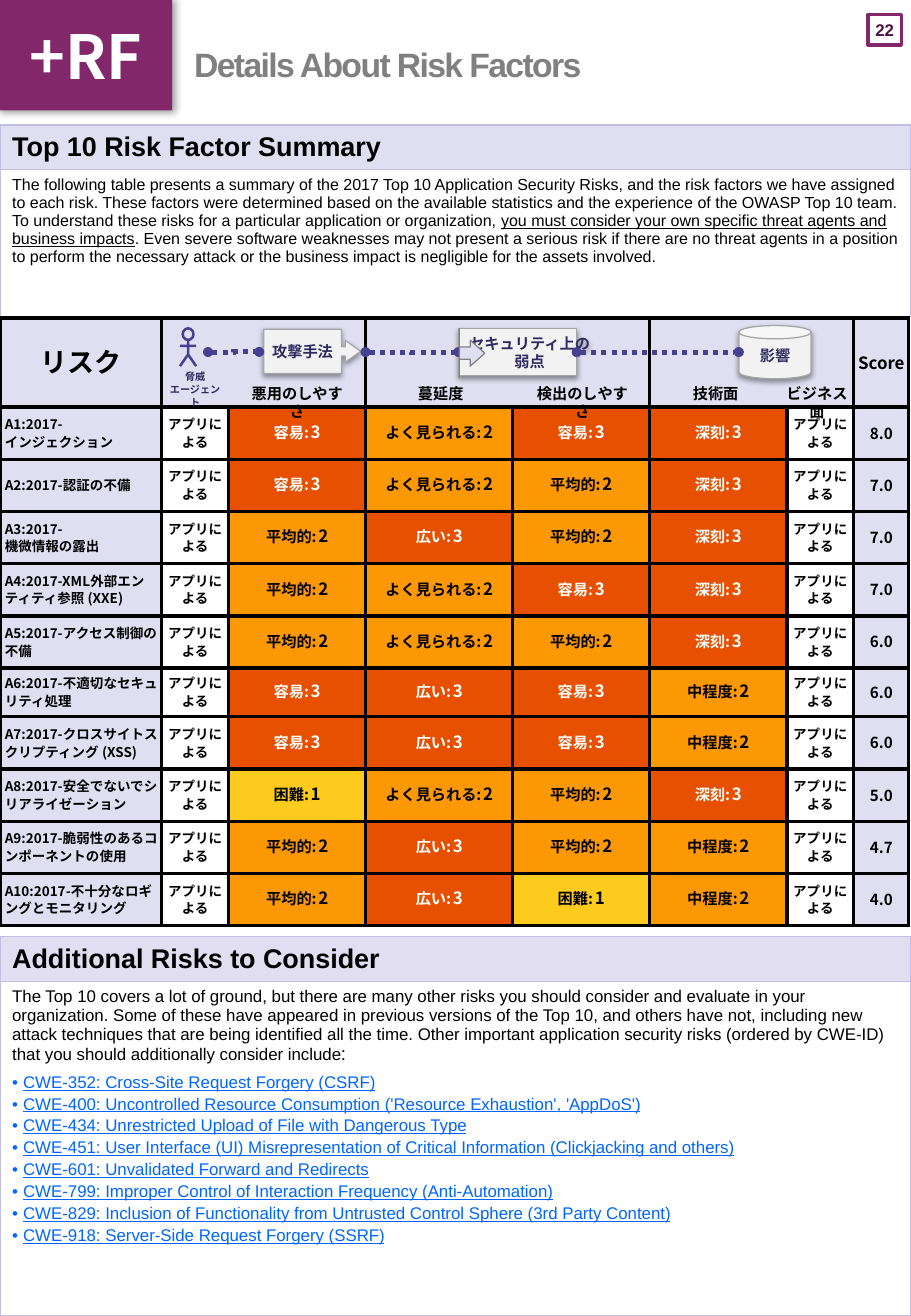
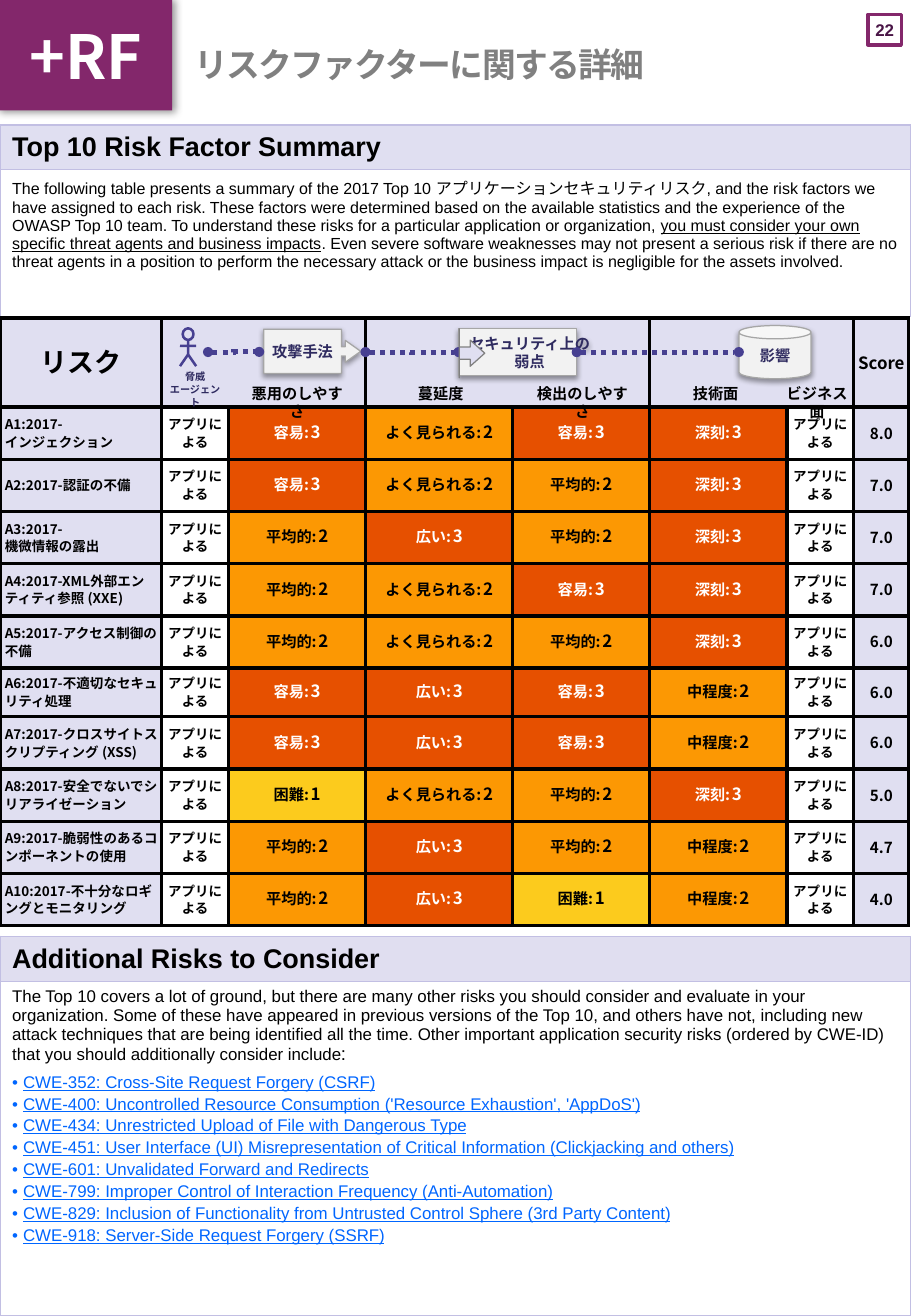
Before and after one commit to OWASP/Top10, a slide deck: slide 23 of 2017/ja/pptx_file/OWASP Top 10-2017_ja_DIN-A4.pptx. Drawn at 911x1316 pixels with LibreOffice and Linux fonts; fonts in the diff are those of the drawing. Boxes give left, top, right and bottom in pixels: in the first picture for what was removed or moved away, otherwise in the second. Text is boxed around its words. In the diff, an @@ line names an element or a change of style, - is before the commit and + after.

```diff
--- a/2017/ja/pptx_file/OWASP Top 10-2017_ja_DIN-A4.pptx
+++ b/2017/ja/pptx_file/OWASP Top 10-2017_ja_DIN-A4.pptx
@@ title at (194,48,644,80): text changed @@
-Details About Risk Factors
+リスクファクターに関する詳細
@@ table at (0,125,911,317) @@
-row 2, column 1: The following table presents a summary of the 2017 Top 10 Application Security Risks, and the risk factors we have assigned to each risk. These factors were determined based on the available statistics and the experience of the OWASP Top 10 team. To understand these risks for a particular application or organization, you must consider your own specific threat agents and business impacts. Even severe software weaknesses may not present a serious risk if there are no threat agents in a position to perform the necessary attack or the business impact is negligible for the assets involved.
+row 2, column 1: The following table presents a summary of the 2017 Top 10 アプリケーションセキュリティリスク, and the risk factors we have assigned to each risk. These factors were determined based on the available statistics and the experience of the OWASP Top 10 team. To understand these risks for a particular application or organization, you must consider your own specific threat agents and business impacts. Even severe software weaknesses may not present a serious risk if there are no threat agents in a position to perform the necessary attack or the business impact is negligible for the assets involved.
```
Also in this commit, not shown: 17 other slides changed.
